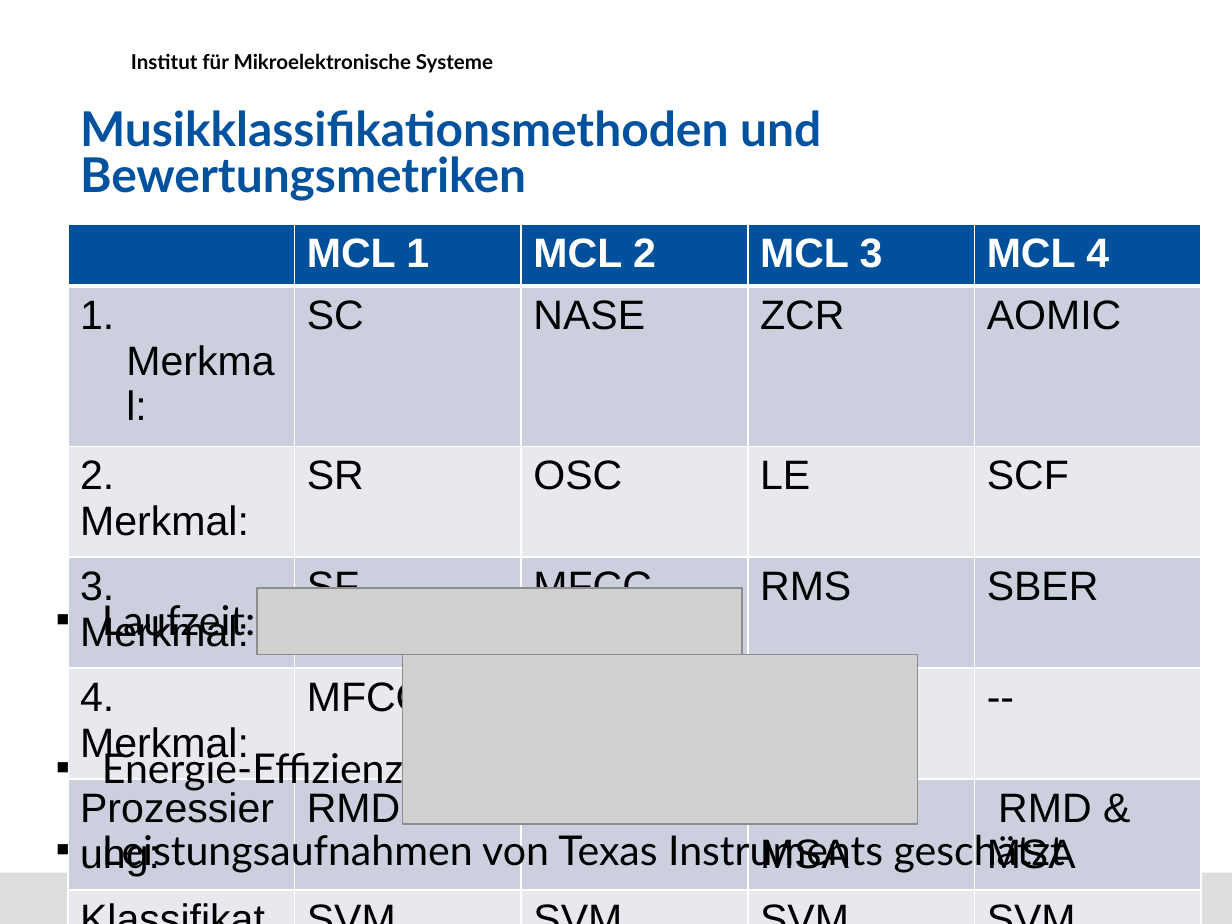
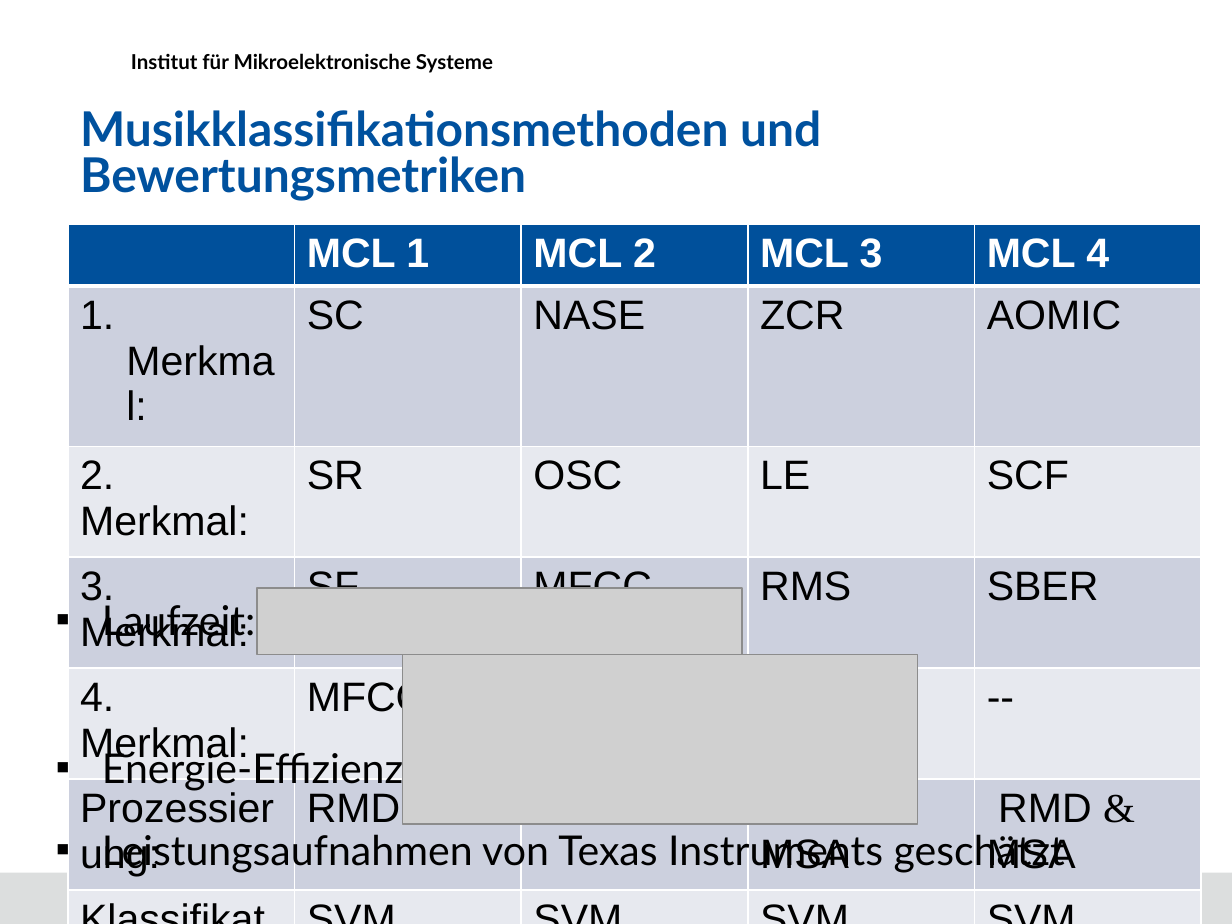
Before and after one commit to DuncanSin/Masterarbeit, a slide deck: slide 15 of Speech/Praesentation1.pptx. Drawn at 1232x924 pixels with LibreOffice and Linux fonts; fonts in the diff are those of the drawing; grey boxes stand for pictures; background and template pictures are left out. Boxes give left, top, right and bottom in pixels: in the first picture for what was removed or moved away, otherwise in the second. Text is boxed around its words. In the diff, an @@ line names an element or a change of style, - is before the commit and + after.

```diff
--- a/Speech/Praesentation1.pptx
+++ b/Speech/Praesentation1.pptx
@@ table at <box>68,224,1201,873</box> @@
@@ font Arial to Times New Roman in "&", "&" @@
```
Also in this commit, not shown: 2 other slides changed.
